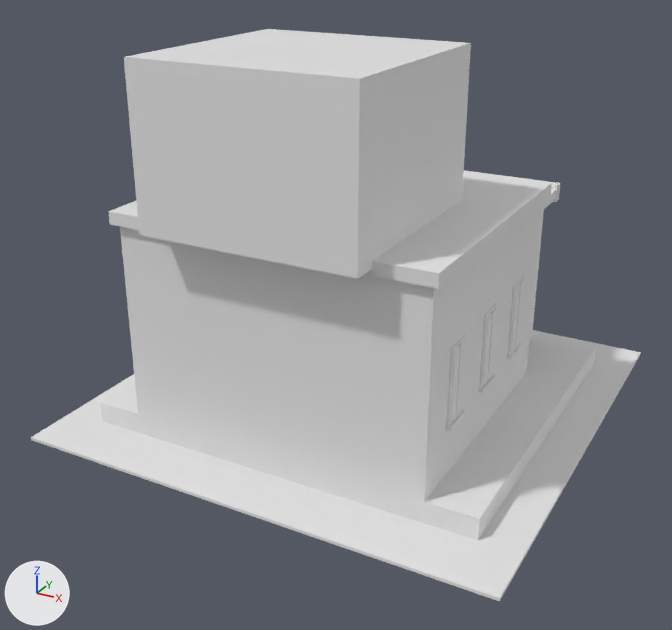
The glTF model assets/models/theatre.glb as it was, and as the next commit left it.
Camera for both pictures: a 50 mm camera at (6.58, -12.93, 7.87) aimed at (-0.13, -0.72, 1.76). The lights are fixed; the arrows at lower left show +X, +Y and +Z. The first picture is the older version. Where no turn or scale is listed for an object, it has been applied to the vertices. Vertices at exactly the same position are counted once.

Script lines for the objects in view, before the commit:
```python
me_theatre = bpy.data.meshes.new('Theatre')
me_theatre.from_pydata(...)  # 433 vertices, 690 faces; spans x -3.95..3.95, y -3.95..3.95, z 0.0..6.1
me_theatre.materials.append(mat_unit)  # white #e7e7e7
ob_theatre = bpy.data.objects.new('Theatre', me_theatre)
ob_theatre.location = (0.0, 0.0, 0.0)
```
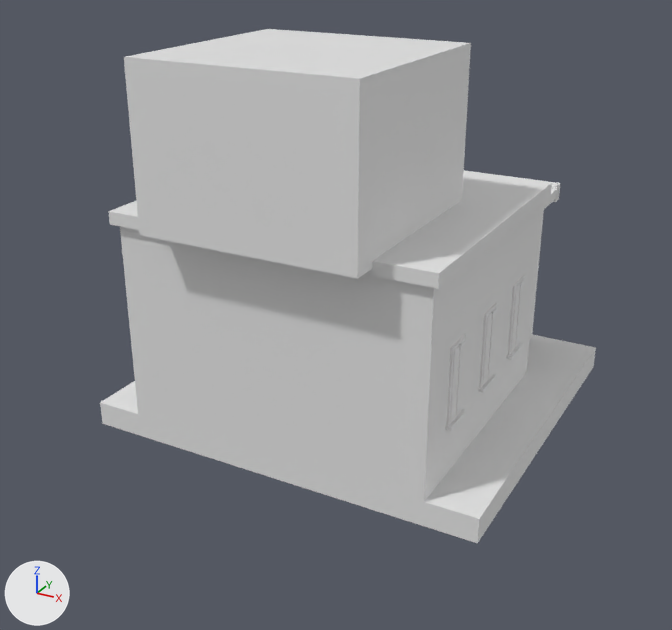
What changed in the scene script:
```text
Change me_theatre:
    used by ob_theatre; location = (0.0, 0.0, 0.0)
    remove me_theatre.from_pydata(...)  # 433 vertices, 690 faces; spans x -3.95..3.95, y -3.95..3.95, z 0.0..6.1
    add me_theatre.from_pydata(...)  # 425 vertices, 678 faces; spans x -3.3..3.3, y -3.5..3.15, z 0.0..6.1
    me_theatre part 1: the loose piece of 8 vertices spanning x -3.95..3.95, y -3.95..3.95, z 0.0..0.05 is deleted
```

Changed parts and their boxes [x1, y1, x2, y2] in the pictures (672 x 630 px):
'Theatre', reshaped (19% narrower, 10% shorter)
    before: [31, 29, 641, 601]
    after: [100, 29, 596, 543]
part 1 of me_theatre, deleted
    before: [31, 330, 641, 601]
